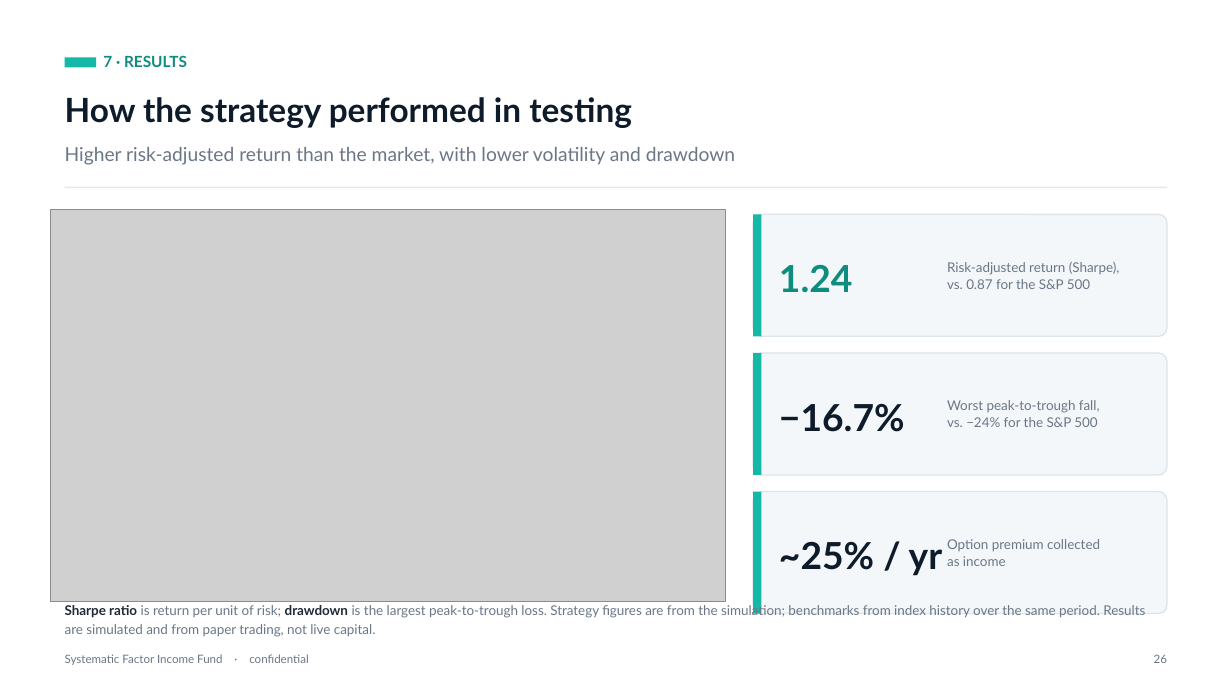
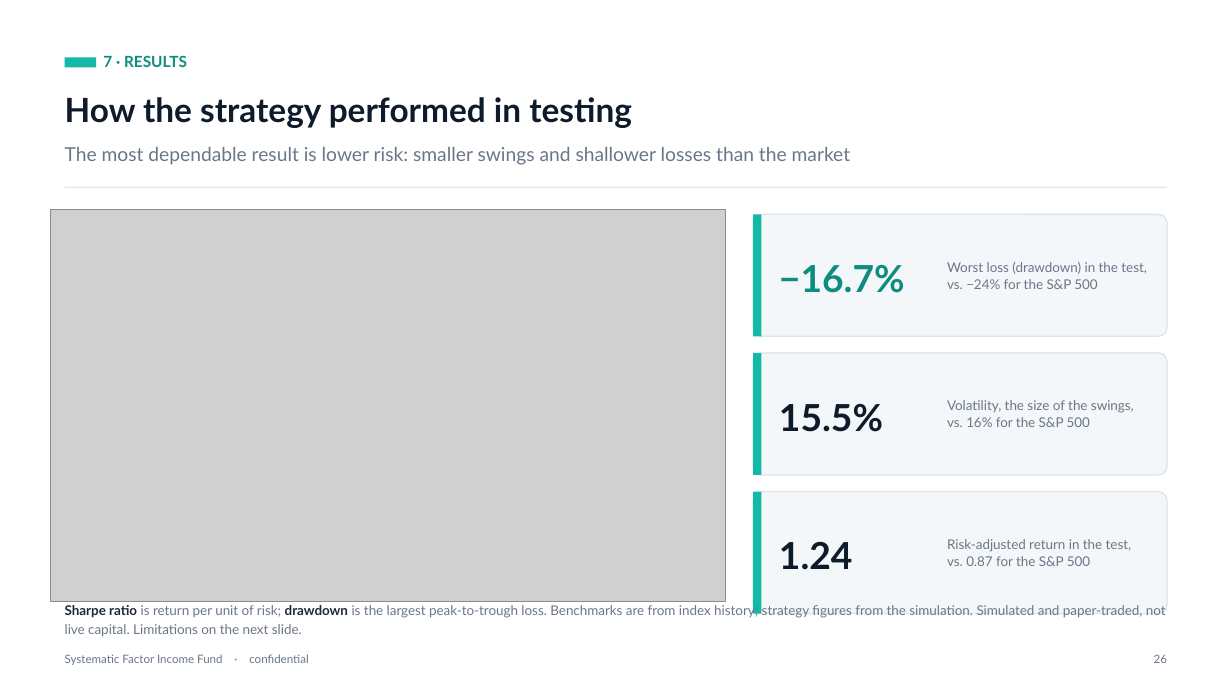
Before and after one commit to diegogomezpy/Portfolio_Algo_Trader, a slide deck: slide 34 of presentation/Systematic-Factor-Income-Fund.pptx. Drawn at 1232x693 pixels with LibreOffice and Linux fonts; fonts in the diff are those of the drawing; grey boxes stand for pictures. Boxes give left, top, right and bottom in pixels: in the first picture for what was removed or moved away, otherwise in the second. Text is boxed around its words. In the diff, an @@ line names an element or a change of style, - is before the commit and + after.

```diff
--- a/presentation/Systematic-Factor-Income-Fund.pptx
+++ b/presentation/Systematic-Factor-Income-Fund.pptx
@@ text at (65, 147, 851, 165): text changed @@
-Higher risk-adjusted return than the market, with lower volatility and drawdown
+The most dependable result is lower risk: smaller swings and shallower losses than the market
@@ text at (779, 265, 905, 293): text changed @@
-1.24
+−16.7%
@@ text at (947, 262, 1146, 289): text changed @@
-Risk-adjusted return (Sharpe),
-vs. 0.87 for the S&P 500
+Worst loss (drawdown) in the test,
+vs. −24% for the S&P 500
@@ text at (779, 404, 883, 432): text changed @@
-−16.7%
+15.5%
@@ text at (947, 400, 1134, 427): text changed @@
-Worst peak-to-trough fall,
-vs. −24% for the S&P 500
+Volatility, the size of the swings,
+vs. 16% for the S&P 500
@@ text at (947, 539, 1131, 566): text changed @@
-Option premium collected
-as income
+Risk-adjusted return in the test,
+vs. 0.87 for the S&P 500
@@ text at (779, 541, 853, 570): text changed @@
-~25% / yr
+1.24
@@ text at (65, 604, 1166, 637): text changed @@
-Sharpe ratio is return per unit of risk; drawdown is the largest peak-to-trough loss. Strategy figures are from the simulation; benchmarks from index history over the same period. Results are simulated and from paper trading, not live capital.
+Sharpe ratio is return per unit of risk; drawdown is the largest peak-to-trough loss. Benchmarks are from index history; strategy figures from the simulation. Simulated and paper-traded, not live capital. Limitations on the next slide.
```
Also in this commit, not shown: 16 other slides changed, 1 slide added, 1 other file.
